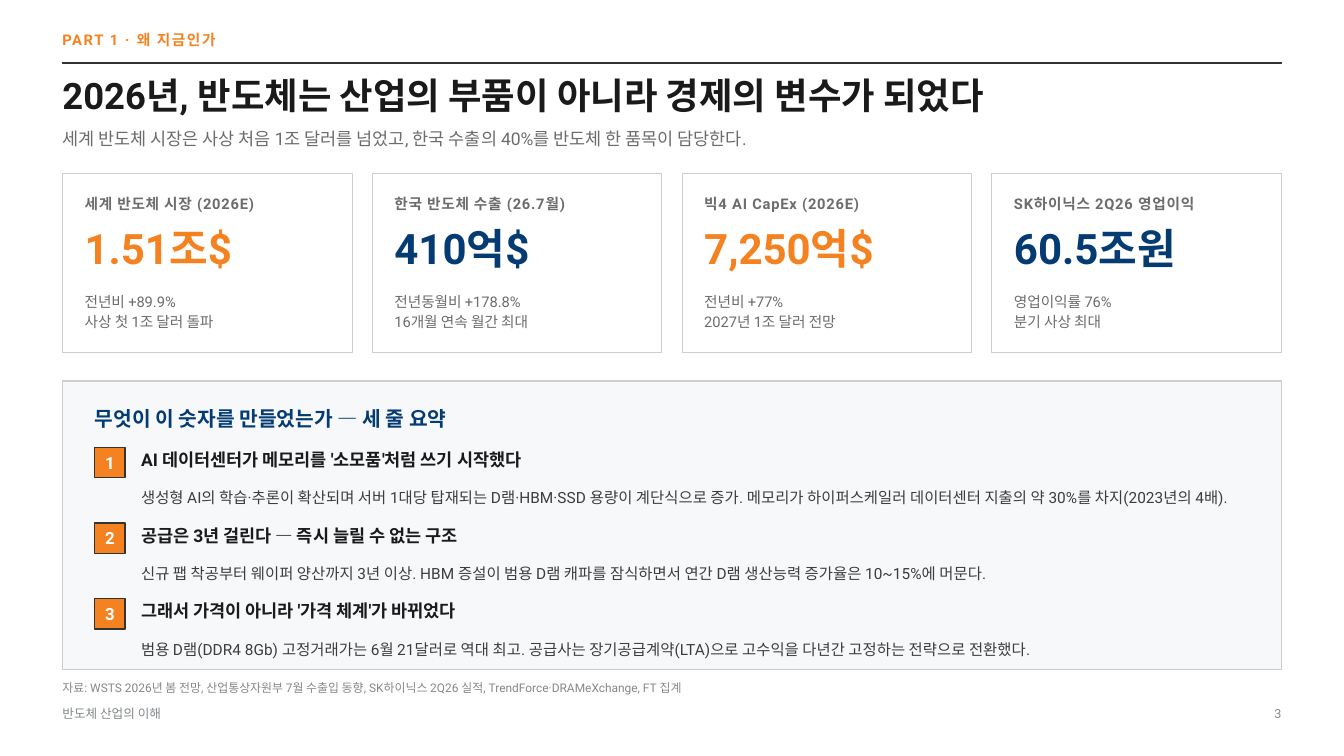
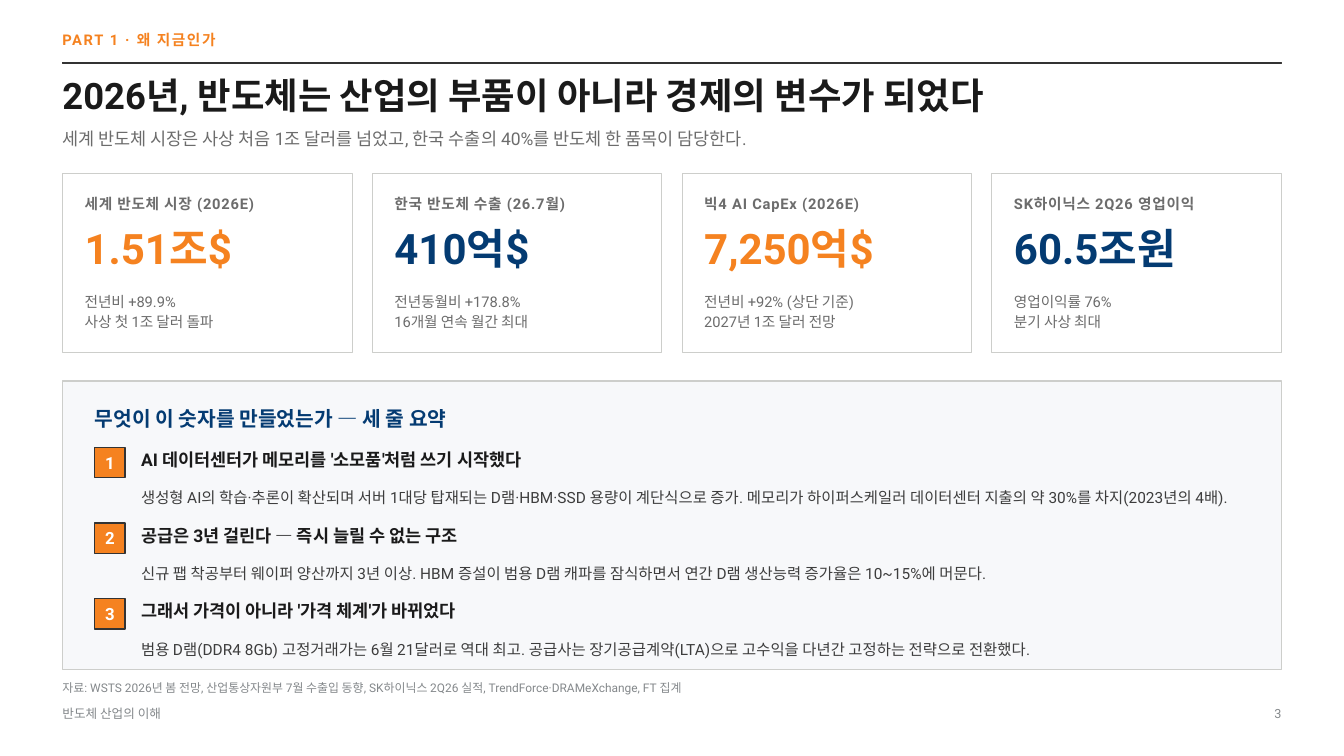
Before and after one commit to hanaroline/work_1, a slide deck: slide 3 of semiconductor_primer_2026/semiconductor_primer_2026_revised.pptx. Drawn at 1344x756 pixels with LibreOffice and Linux fonts; fonts in the diff are those of the drawing. Boxes give left, top, right and bottom in pixels: in the first picture for what was removed or moved away, otherwise in the second. Text is boxed around its words. In the diff, an @@ line names an element or a change of style, - is before the commit and + after.

```diff
--- a/semiconductor_primer_2026/semiconductor_primer_2026_revised.pptx
+++ b/semiconductor_primer_2026/semiconductor_primer_2026_revised.pptx
@@ text at box(704, 295, 854, 310): text changed @@
-전년비 +77%
+전년비 +92% (상단 기준)
```
Also in this commit, not shown: 7 other slides changed, 1 other file.
